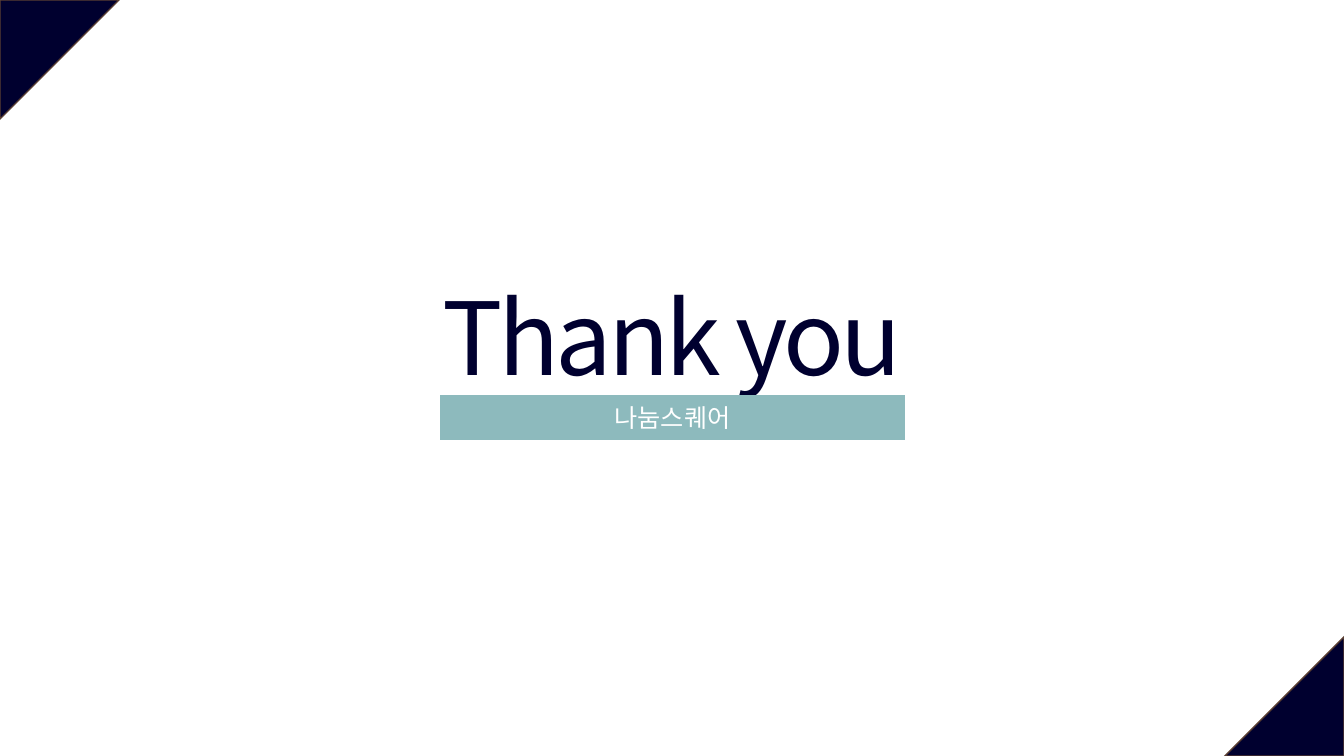
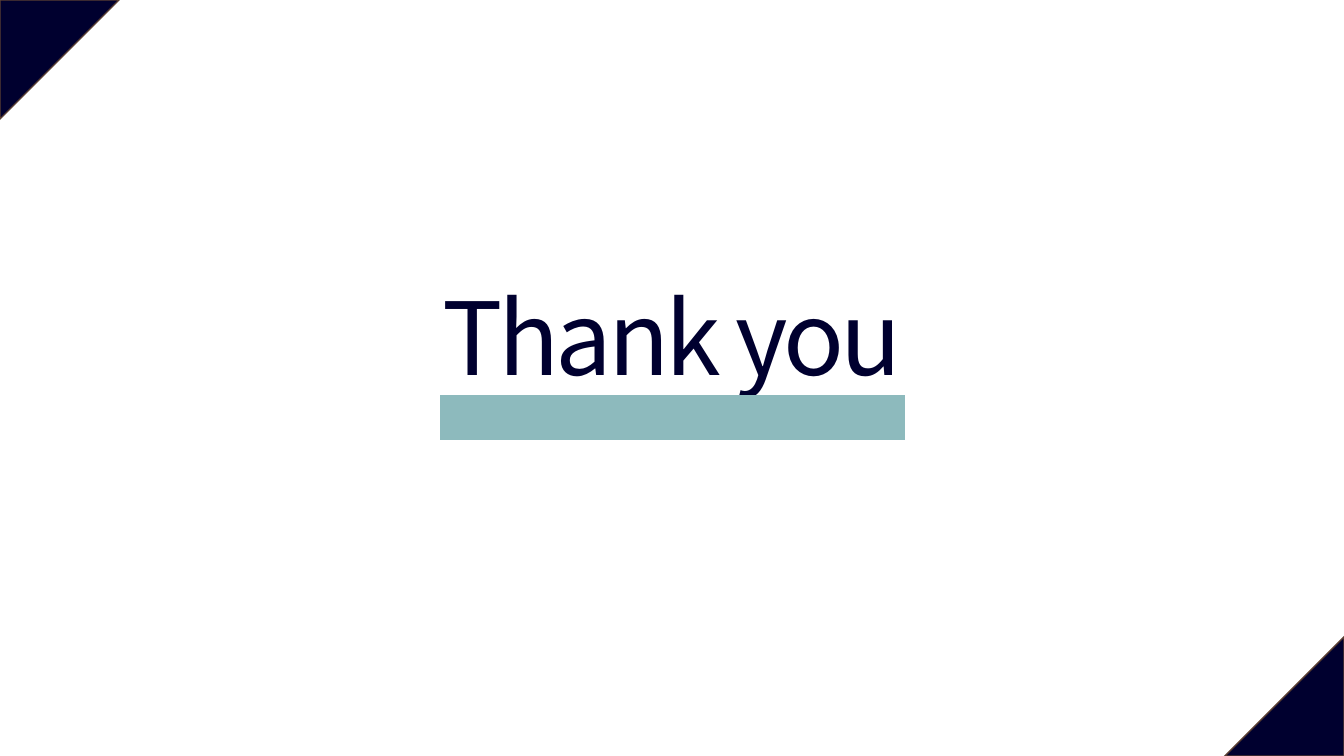
Before and after one commit to hsmoon-91/data-mining, a slide deck: slide 14 of (slide) House_Price.pptx (slide 11 before the commit). Drawn at 1344x756 pixels with LibreOffice and Linux fonts; fonts in the diff are those of the drawing. Boxes give left, top, right and bottom in pixels: in the first picture for what was removed or moved away, otherwise in the second. Text is boxed around its words. In the diff, an @@ line names an element or a change of style, - is before the commit and + after.

```diff
--- a/(slide) House_Price.pptx
+++ b/(slide) House_Price.pptx
@@ text in rectangle at box(615, 406, 731, 429): text removed @@
-나눔스퀘어
```
Also in this commit, not shown: 6 other slides changed, 4 slides added, 1 slide removed, 14 other files.
